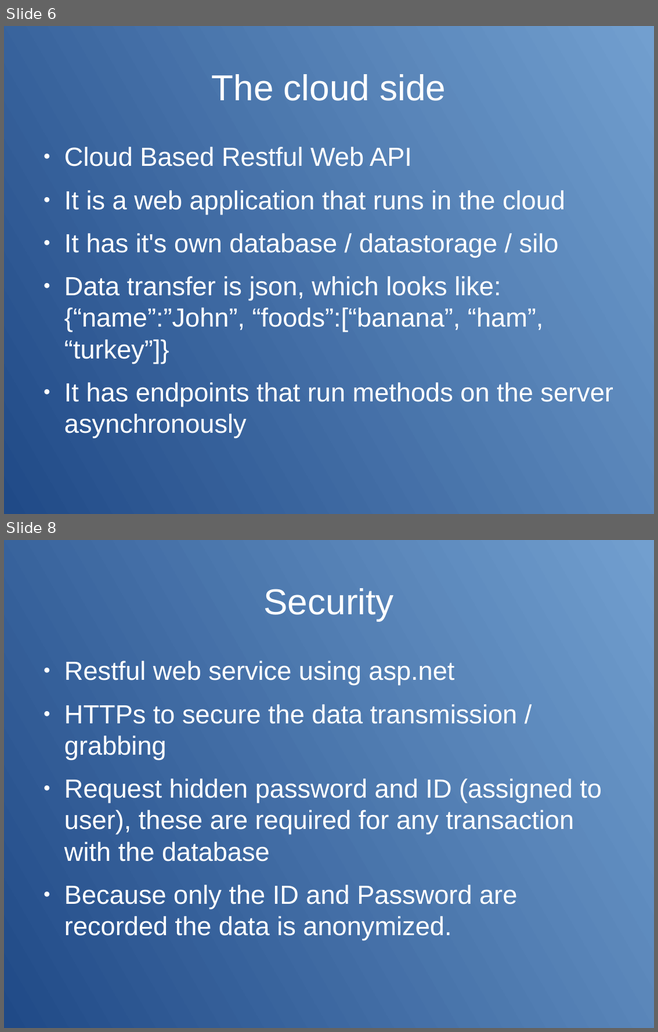
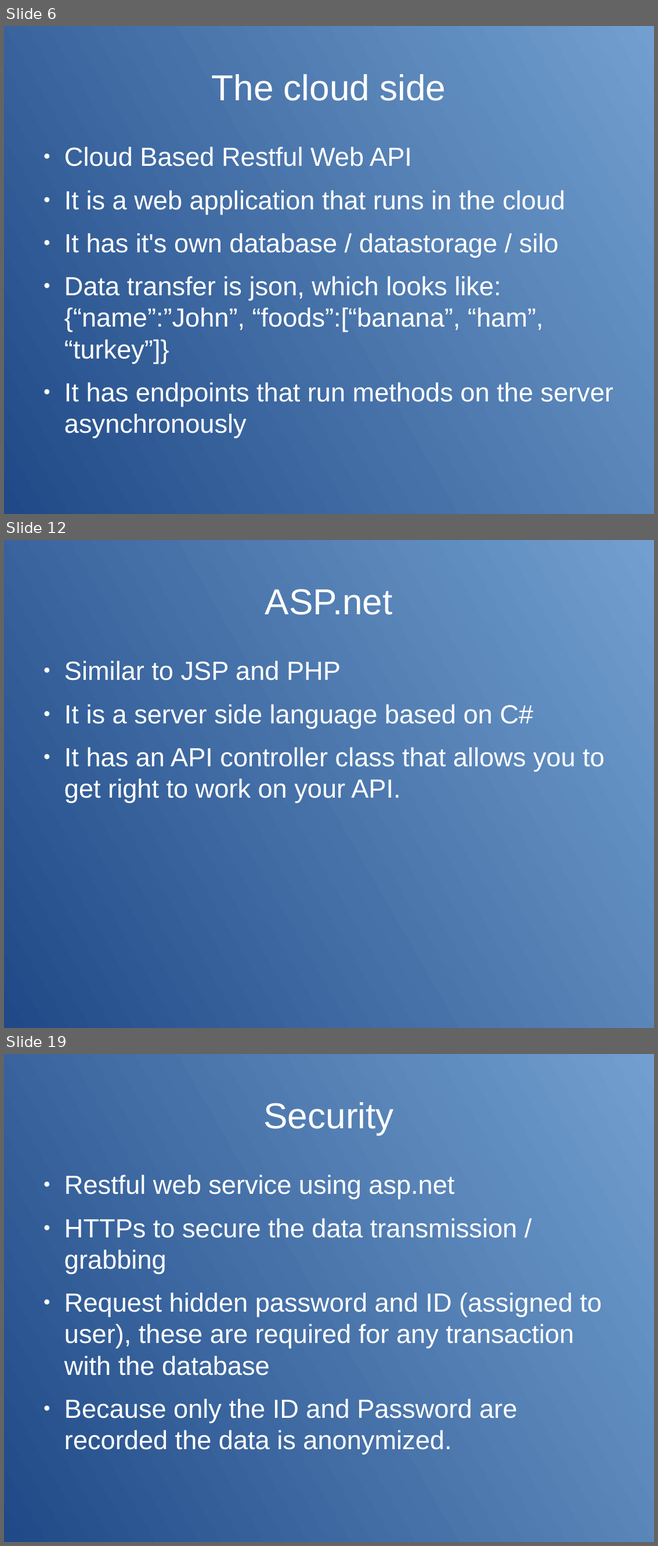
Before and after one commit to james-ehlmann/latech-iot-proof-of-concept, a slide deck: proof-of-concept/documentation/presentation_for_iot.odp. Shown one above the other, each under a label of ours: slides 6 and 8 before the commit, slides 6, 12 and 19 after it; the slides between them are not shown. The pictures are 658x1032 and 658x1546 pixels, drawn with LibreOffice and Linux fonts; fonts in the diff are those of the drawing. Boxes give left, top, right and bottom in pixels: in the first picture for what was removed or moved away, otherwise in the second. Text is boxed around its words. In the diff, an @@ line names an element or a change of style, - is before the commit and + after.

```diff
--- a/proof-of-concept/documentation/presentation_for_iot.odp
+++ b/proof-of-concept/documentation/presentation_for_iot.odp
@@ slide 12 added at bbox=[4, 540, 654, 1028], background gradient #729FCF to #204A87 @@
@@ title added at bbox=[265, 589, 393, 615], 44 pt, text #FFFFFF @@
+ASP.net
@@ text added at bbox=[64, 661, 604, 803], 32 pt, text #FFFFFF @@
+● Similar to JSP and PHP
+● It is a server side language based on C#
+● It has an API controller class that allows you to get right to work on your API.
@@ what was slide 8 is now slide 19 @@
```
Also in this commit, not shown: 1 slide changed, 13 other slides added, 1 slide removed, 2 other files.
